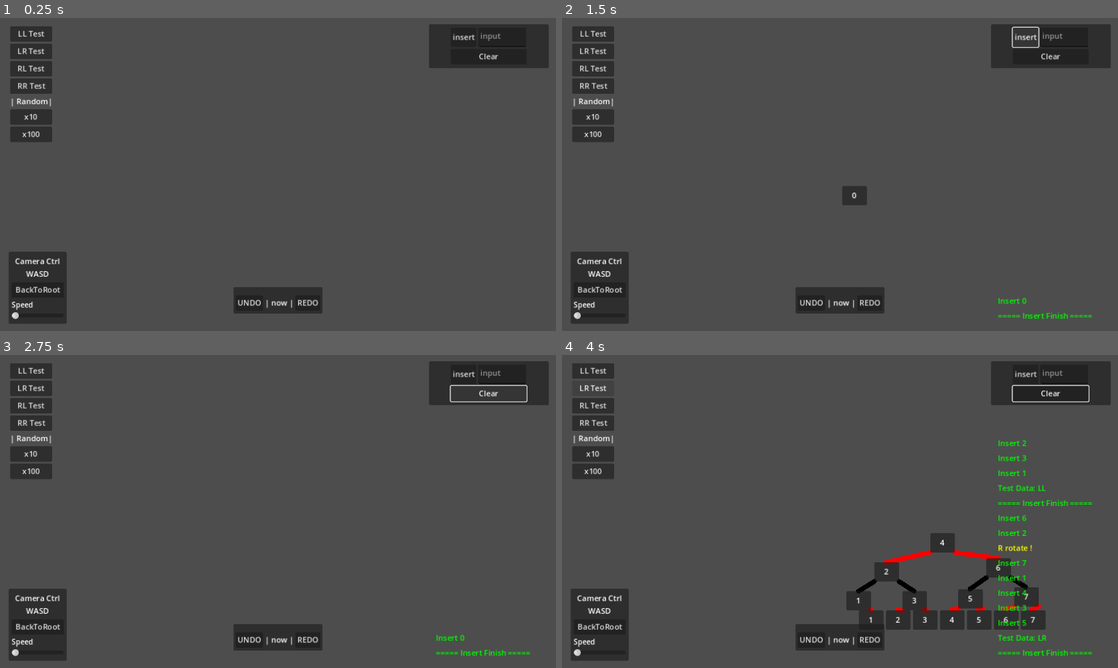
Above: before the commit, frames 1-4 (two rows, left to right).
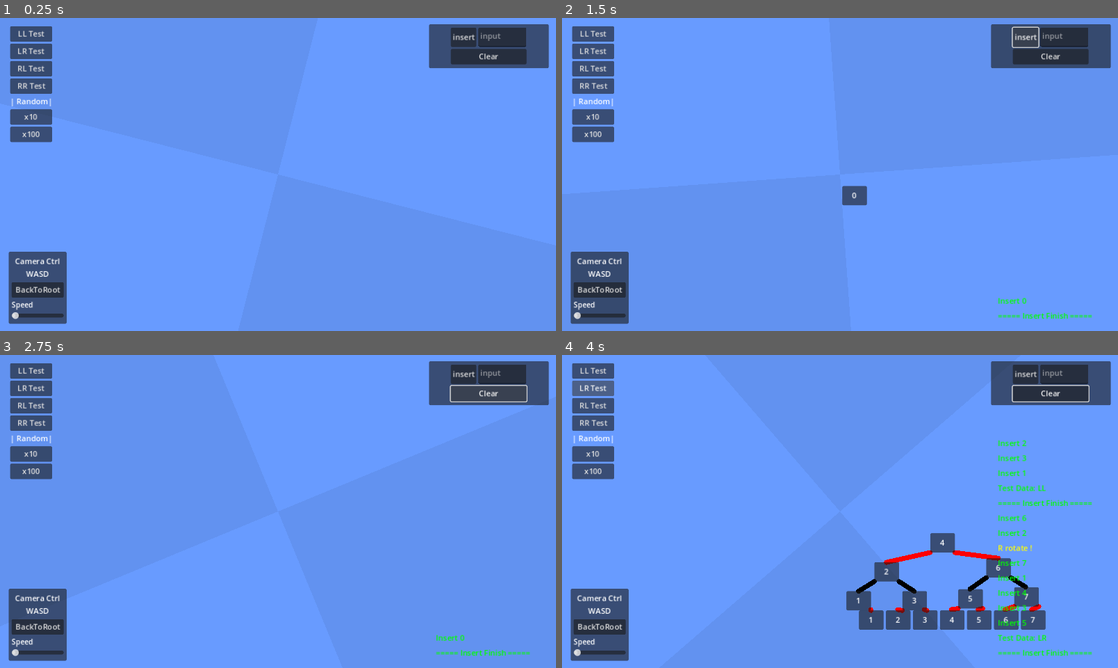
Above: after the commit, the same moments.

Repository: DennisFan11/RBtree
Game: Godot game, scene res://MainScene/MainScene.tscn
The game is run twice, just before and just after one commit, with the same random seed, the same clock (stepped at 60 frames per second) and the same inputs.
Inputs (mouse positions are in pixels of both pictures, inside the frame that each line leads up to):
- Up to frame 1 (0.25 s): no input
- Up to frame 2 (1.5 s): click (1062, 36) at 0.52 s; type "Alex" at 0.6 s; click "insert" at 1.25 s
- Up to frame 3 (2.75 s): click "Clear" at 2 s
- Up to frame 4 (4 s): click "LL Test" at 2.75 s; click "LR Test" at 3.5 s

The runs differ from the first frame. In frame 1, 100% of the frame differs, in the area x 0-100%, y 0-100%; in frame 2, 100%; in frame 3, 100%; in frame 4, 99%.

Commit message:
code clean up

Diff:
--- a/MainScene/MainScene.tscn
+++ b/MainScene/MainScene.tscn
@@ -19,7 +19,6 @@
 
 [node name="BackGround" type="CanvasLayer" parent="."]
 layer = -1
-visible = false
 
 [node name="CenterContainer" type="CenterContainer" parent="BackGround"]
 anchors_preset = 15
@@ -163,6 +162,7 @@
 text = "x100"
 
 [node name="UndoRedoPanel" type="Panel" parent="UI/Control"]
+visible = false
 layout_mode = 2
 anchor_right = 1.0
 anchor_bottom = 1.0
--- a/MainScene/main_scene.gd
+++ b/MainScene/main_scene.gd
@@ -1,6 +1,11 @@
 class_name MainScene extends Node2D
 
 #region 外部接口
+
+func _ready() -> void:
+	_main_scene = self
+	_tree = %Tree
+
 static var _tree:Node2D
 static var _main_scene:MainScene
 
@@ -12,30 +17,8 @@
 
 static func message(bbtext:String)-> void:
 	_main_scene._message(bbtext)
+
 #endregion
-
-
-func _input(event: InputEvent) -> void:
-	if event.is_action_pressed("Enter"):
-		_on_button_button_down()
-	elif event.is_action_pressed("zoom_in"):
-		%Camera2D.zoom *= 1.1
-	elif event.is_action_pressed("zoom_out"):
-		%Camera2D.zoom *= 0.9
-	elif event.is_action_pressed("right_click"):
-		_on_back_to_root_button_down()
-
-func _on_button_button_down() -> void: ## insert
-	if %TextEdit.text == "":
-		_insert(randi_range(0, 999))
-		return
-	var val:float = %TextEdit.text.to_float()
-	%TextEdit.text = ""
-	_insert(val)
-
-func _ready() -> void:
-	_main_scene = self
-	_tree = %Tree
 
 #region 樹操作
 var _root :TreeNode
@@ -117,6 +100,25 @@
 #endregion
 
 #region GUI event
+
+func _on_button_button_down() -> void: ## insert
+	if %TextEdit.text == "":
+		_insert(randi_range(0, 999))
+		return
+	var val:float = %TextEdit.text.to_float()
+	%TextEdit.text = ""
+	_insert(val)
+
+func _input(event: InputEvent) -> void:
+	if event.is_action_pressed("Enter"):
+		_on_button_button_down()
+	elif event.is_action_pressed("zoom_in"):
+		%Camera2D.zoom *= 1.1
+	elif event.is_action_pressed("zoom_out"):
+		%Camera2D.zoom *= 0.9
+	elif event.is_action_pressed("right_click"):
+		_on_back_to_root_button_down()
+
 func _on_ll_button_down() -> void:
 	for i in [6, 7, 4, 5, 2, 3, 1]: # LL
 		_insert(i,true)
@@ -157,9 +159,29 @@
 		_insert(randi_range(0, 1000), true)
 	_message("[color=green]Test Data: RR [/color]")
 	_message("[color=green]===== Insert Finish =====[/color]")
-#endregion
-
 
 func _on_back_to_root_button_down() -> void:
 	if _root:
 		_camera_pos = _root.global_position + Vector2(0.0, 150.0)
+
+#endregion
+
+#region UndoRedo WARNING 未完成功能
+#static var _u:UndoRedo
+#static func add_do(u:UndoRedo, root:TreeNode):
+	#_u = u
+	#if root:
+		#if root.L:
+			#add_do(u, root.L)
+		#if root.R:
+			#add_do(u, root.R)
+		#root.do(u)
+#static func add_undo(u:UndoRedo, root:TreeNode):
+	#_u = u
+	#if root:
+		#if root.L:
+			#add_undo(u, root.L)
+		#if root.R:
+			#add_undo(u, root.R)
+		#root.undo(u)
+#endregion
--- a/TreeCRUD.gd
+++ b/TreeCRUD.gd
@@ -8,8 +8,10 @@
 	node.val = val
 	node.color = RED # 初始化為red
 	return node
+
 func _delete_treeNode(node:TreeNode): # NOTE 刪除節點
 	node.queue_free()
+
 func is_left_child(node:TreeNode)-> bool: # NOTE 是左節點
 	if !node or !node.P: return false
 	return (node and node.P and node.P.L == node)
@@ -27,16 +29,6 @@
 
 #endregion
 
-#region
-
-## 回傳new root
-#func insert(root:TreeNode, insert_val:float)-> TreeNode:
-	#return _insert.insert(root, insert_val)
-#
-### 回傳new root
-#func remove(root:TreeNode, remove_val:float)-> TreeNode:
-	#return _remove.remove(root, remove_val)
-#endregion
 
 
 #
--- a/treeNode/tree_node.gd
+++ b/treeNode/tree_node.gd
@@ -19,13 +19,23 @@
 var PP:TreeNode:
 	get:
 		return P.P if P else null
-#region for insert
 
-
-#endregion
 
 
 #region 內部邏輯区域
+#func do(undoRedo:UndoRedo): # WARNING 未完成功能
+	#undoRedo.add_do_property(self, "val", val)
+	#undoRedo.add_do_property(self, "color", color)
+	#undoRedo.add_do_property(self, "P", P)
+	#undoRedo.add_do_property(self, "R", R)
+	#undoRedo.add_do_property(self, "L", L)
+#func undo(undoRedo:UndoRedo):
+	#undoRedo.add_undo_property(self, "val", val)
+	#undoRedo.add_undo_property(self, "color", color)
+	#undoRedo.add_undo_property(self, "P", P)
+	#undoRedo.add_undo_property(self, "R", R)
+	#undoRedo.add_undo_property(self, "L", L)
+
 
 func _get_self_point()-> Vector2: # 獲取節點位置
 	return %SelfPoint.global_position
@@ -33,7 +43,6 @@
 	return %LPoint.position
 func _get_r_point()-> Vector2:
 	return %RPoint.position
-
 
 var _deepth:int
 var _xid:int
@@ -63,10 +72,10 @@
 	else:
 		_RR.points = []
 
-#endregion
-
 func _visible_update():
 	%TextureButton.disabled = !%TextureButton.is_hovered()
 
 func _on_texture_button_button_down() -> void:
 	MainScene.remove(val)
+
+#endregion
